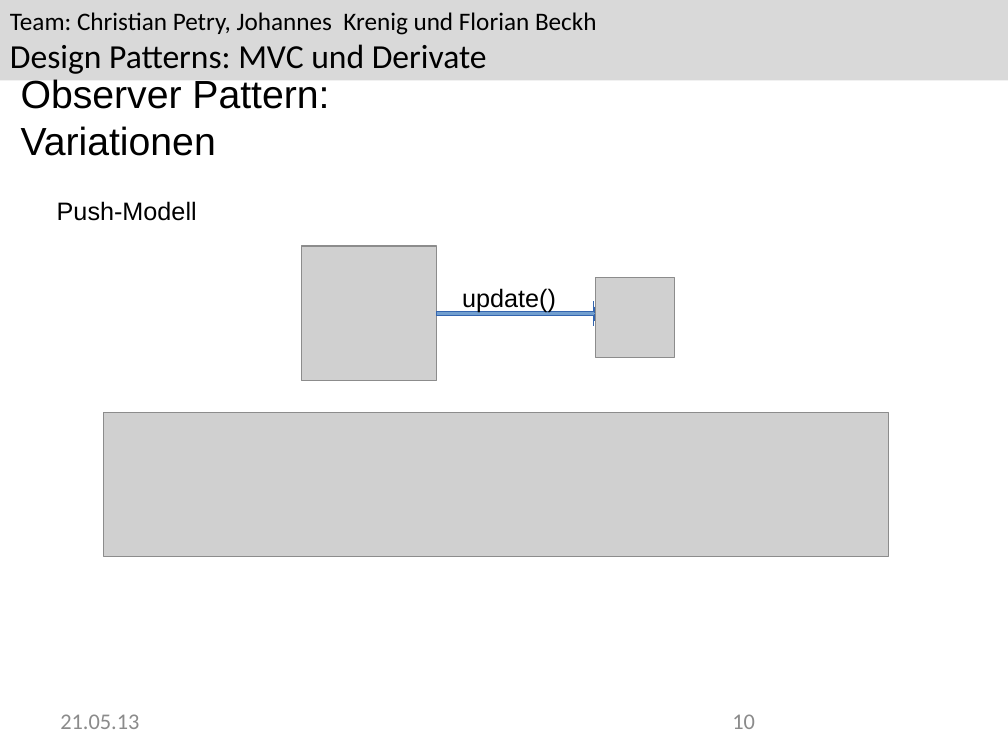
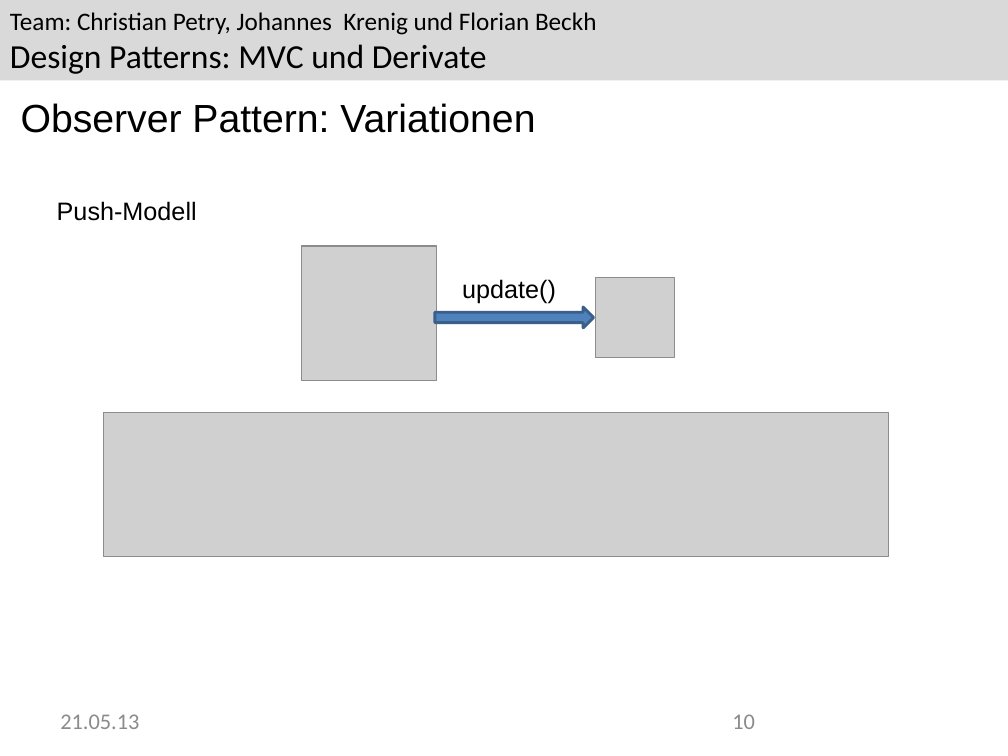
Before and after one commit to Greever/Design-Pattern-MVC, a slide deck: slide 10 of Dokumentation/Praesentation/Praesentation.pptx. Drawn at 1008x756 pixels with LibreOffice and Linux fonts; fonts in the diff are those of the drawing; grey boxes stand for pictures; background and template pictures are left out. Boxes give left, top, right and bottom in pixels: in the first picture for what was removed or moved away, otherwise in the second. Text is boxed around its words. In the diff, an @@ line names an element or a change of style, - is before the commit and + after.

```diff
--- a/Dokumentation/Praesentation/Praesentation.pptx
+++ b/Dokumentation/Praesentation/Praesentation.pptx
@@ text "Observer Pattern: Variationen" rewrapped from box(21, 79, 329, 156) to box(21, 103, 535, 133) @@
@@ text "update()": place and size @@
-text "update()" at box(462, 288, 556, 313)
+text "update()" at box(462, 279, 556, 304)
@@ right arrow: place and size @@
-right arrow at box(436, 301, 595, 326)
+right arrow at box(434, 307, 593, 329)
@@ right arrow at box(434, 307, 593, 329): fill #729FCF to #4F81BD; outline #3465AF 0.75 pt to #3A5F8C 2 pt; proportions changed @@
```
Also in this commit, not shown: 4 other slides changed, 5 other files.
